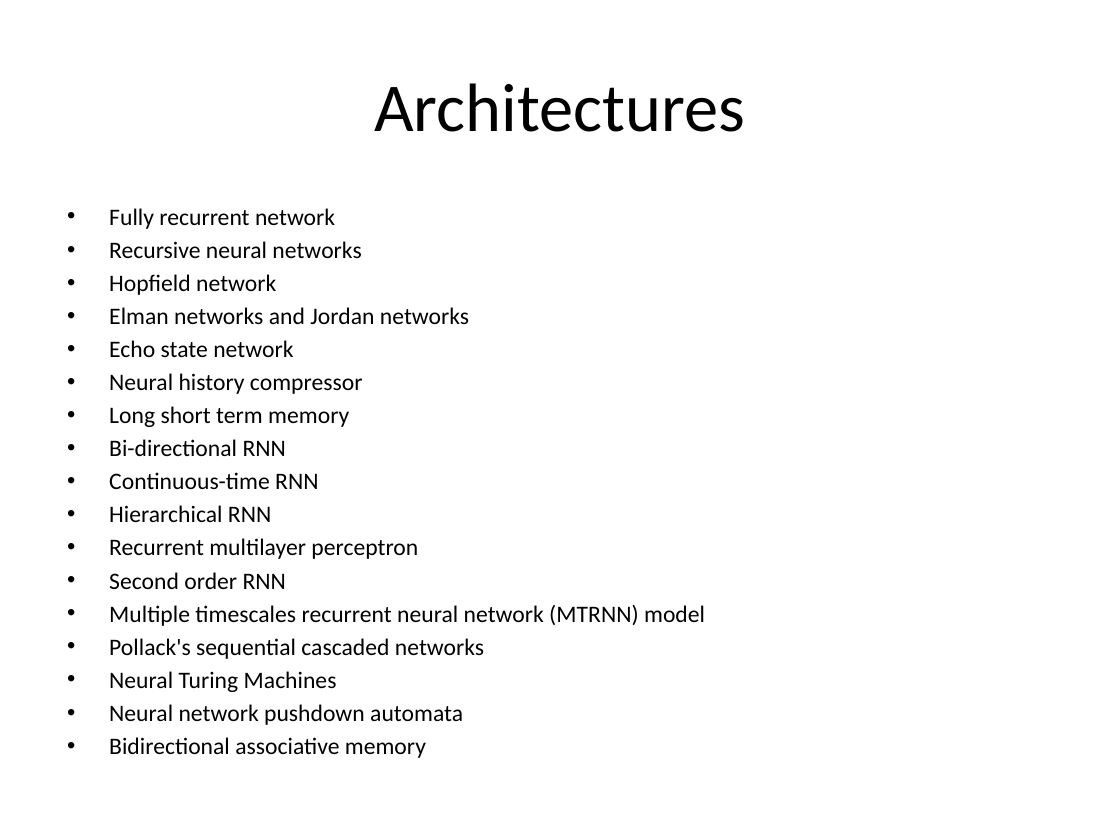
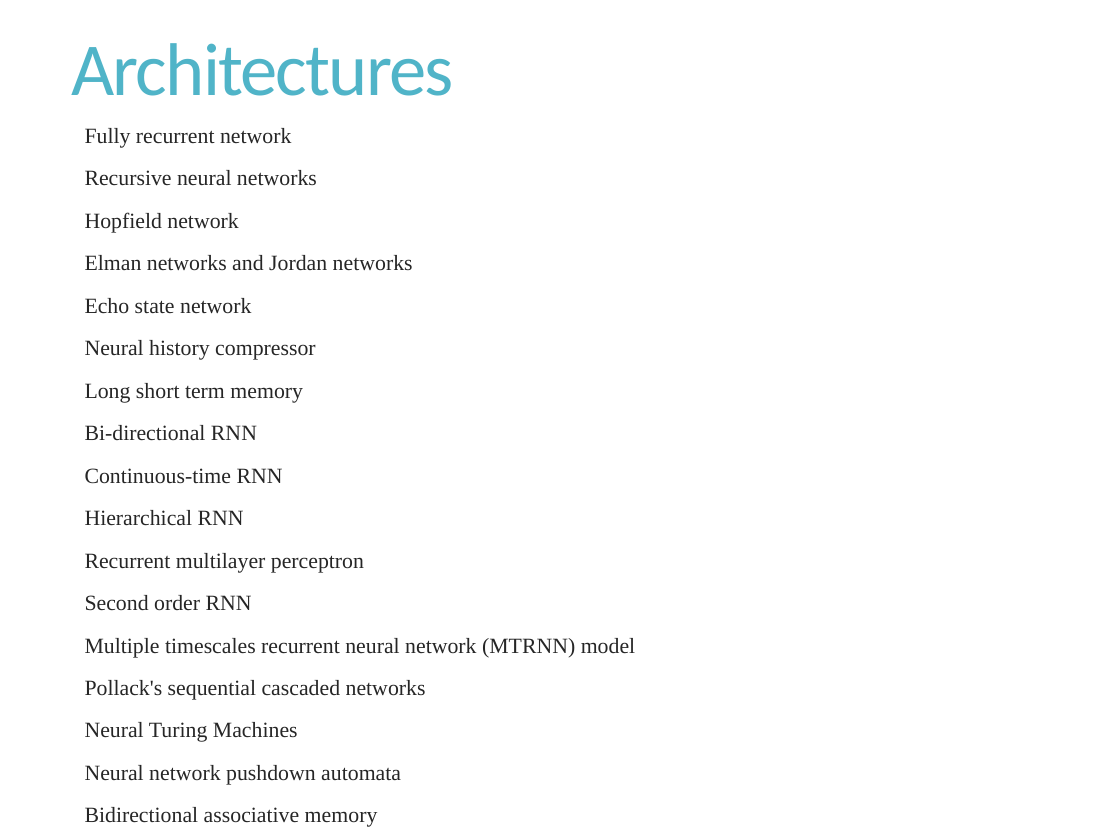
Before and after one commit to arassadin/image-compression-benchmarking, a slide deck: slide 4 of Image Compression with Neural Networks.pptx. Drawn at 1120x840 pixels with LibreOffice and Linux fonts; fonts in the diff are those of the drawing. Boxes give left, top, right and bottom in pixels: in the first picture for what was removed or moved away, otherwise in the second. Text is boxed around its words. In the diff, an @@ line names an element or a change of style, - is before the commit and + after.

Commit message:
Change design of presentation

```diff
--- a/Image Compression with Neural Networks.pptx
+++ b/Image Compression with Neural Networks.pptx
@@ title "Architectures": place and size @@
-title "Architectures" at (374,83,745,132)
+title "Architectures" at (72,43,454,96)
@@ title "Architectures" at (72,43,454,96): size 44 to 48 pt, text colour #000000 to #50B4C8, letter spacing 0 to -1.2 pt; alignment centre to left; line spacing 1 to 0.9 @@
@@ text "Fully recurrent network": place and size @@
-text "Fully recurrent network" at (109,208,705,758)
+text "Fully recurrent network" at (85,128,635,827)
@@ text "Fully recurrent network" at (85,128,635,827): size 15.2 to 14 pt, font Calibri to Times New Roman, text colour #000000 to #262626; bullet • to  ; line spacing 1 to 0.85; more space between paragraphs @@
```
Also in this commit, not shown: 13 other slides changed, 1 slide added, 1 slide removed.
